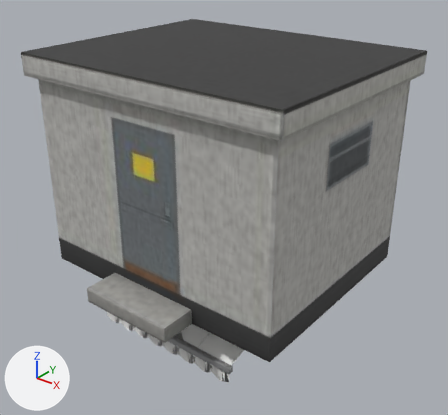
The glTF model src/data/kit_facade.glb as it was, and as the next commit left it.
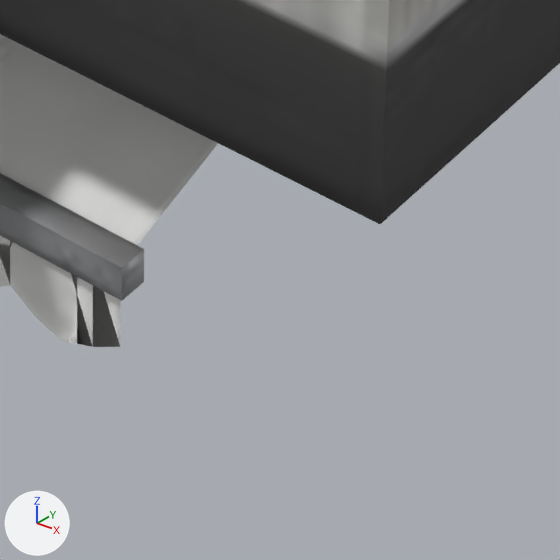
Each version appears first whole from a 50 mm lens placed at (4.32, -5.42, 4.07), pointed at (-0.04, 0.04, 0.69), and next in a close-up on the part from 47% to 66% of the width and 79% to 100% of the height. Arrows for +X, +Y and +Z are at lower left; the lights stay in place. The last two pictures show the newer version.

The first close-up shows 'awning', 'awningFrame', 'liftroom'.
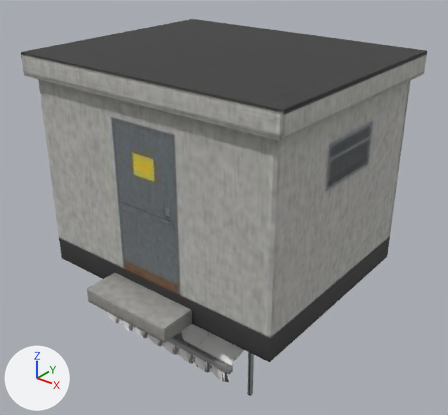
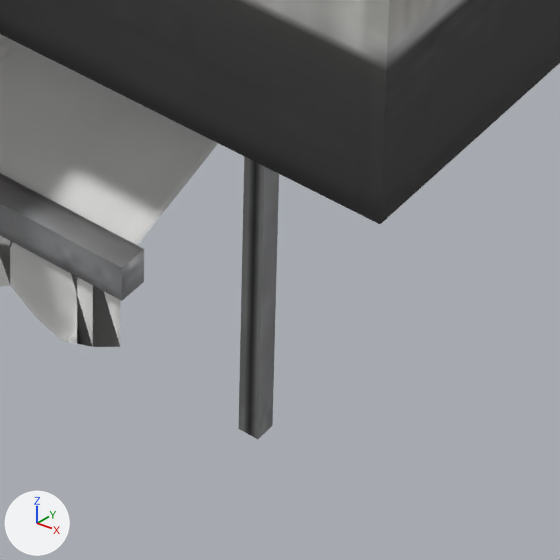
The change, as JSON lines over the scene's bpy script:
```json
{"op": "add", "block": "me_shutterbox_001", "code": ["me_shutterbox_001 = bpy.data.meshes.new('shutterBox.001')", "me_shutterbox_001.from_pydata(...)  # 24 vertices, 30 faces; spans x -0.51..0.51, y -0.21..0.0, z -2.0..0.25", "me_shutterbox_001.materials.append(mat_kit)"]}
{"op": "add", "block": "ob_shutterbox", "code": ["ob_shutterbox = bpy.data.objects.new('shutterBox', me_shutterbox_001)", "ob_shutterbox.location = (0.0, 0.0, 0.0)"]}
```

Where the change shows, as pixel boxes (x1, y1, x2, y2) in the close-ups (560 x 560 px):
```json
{"object": "shutterBox", "change": "added", "after": [238, 156, 279, 439]}
```
